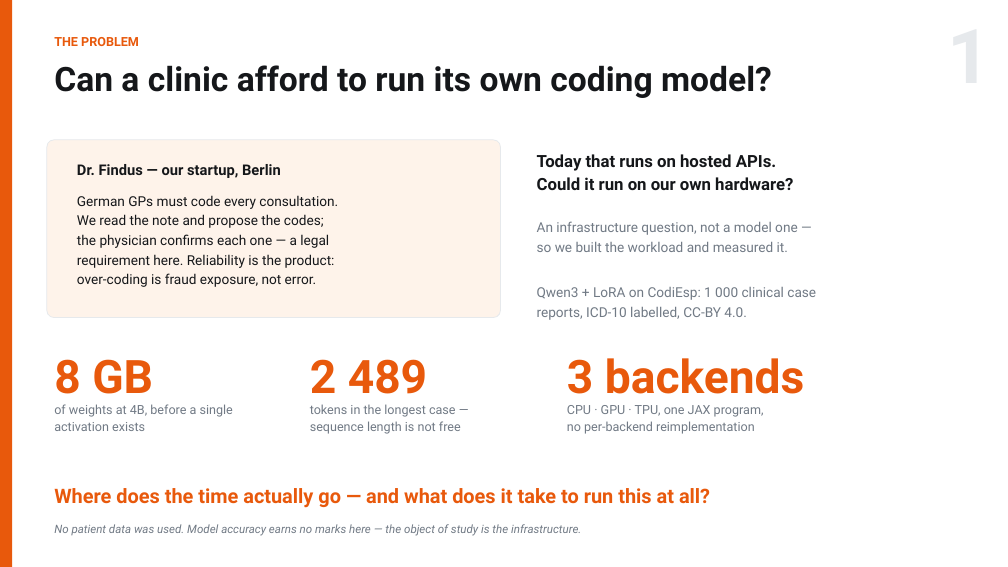
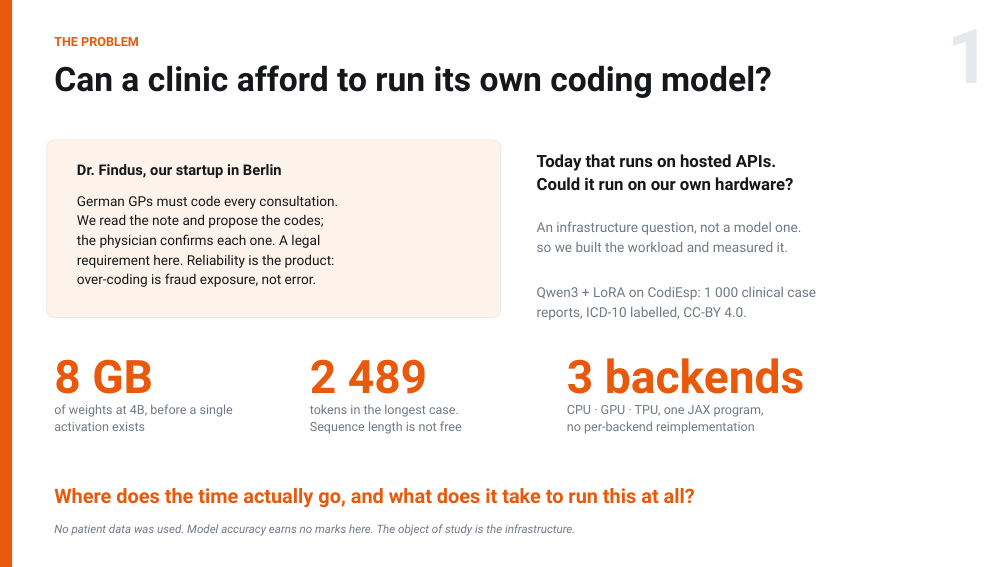
Before and after one commit to RN0L/qwen3-icd10-scaling, a slide deck: slide 1 of slides/ME344_Final_Arnold_Hambuch.pptx. Drawn at 1008x567 pixels with LibreOffice and Linux fonts; fonts in the diff are those of the drawing. Boxes give left, top, right and bottom in pixels: in the first picture for what was removed or moved away, otherwise in the second. Text is boxed around its words. In the diff, an @@ line names an element or a change of style, - is before the commit and + after.

Commit message:
Drop em dashes across the deck and tighten the phrasing
Replaced with periods, colons or commas depending on what the sentence needed.
Verified zero remain in slide bodies, tables and figure titles.

```diff
--- a/slides/ME344_Final_Arnold_Hambuch.pptx
+++ b/slides/ME344_Final_Arnold_Hambuch.pptx
@@ text at box(77, 164, 282, 178): text changed @@
-Dr. Findus — our startup, Berlin
+Dr. Findus, our startup in Berlin
@@ text at box(77, 234, 320, 248): text changed @@
-the physician confirms each one — a legal
+the physician confirms each one. A legal
@@ text at box(537, 221, 801, 235): text changed @@
-An infrastructure question, not a model one —
+An infrastructure question, not a model one.
@@ text at box(310, 404, 462, 434): text changed @@
-tokens in the longest case —
-sequence length is not free
+tokens in the longest case.
+Sequence length is not free
@@ text at box(54, 488, 695, 508): text changed @@
-Where does the time actually go — and what does it take to run this at all?
+Where does the time actually go, and what does it take to run this at all?
@@ text at box(54, 524, 575, 536): text changed @@
-No patient data was used. Model accuracy earns no marks here — the object of study is the infrastructure.
+No patient data was used. Model accuracy earns no marks here. The object of study is the infrastructure.
```
Also in this commit, not shown: 4 other slides changed, 4 other files.
